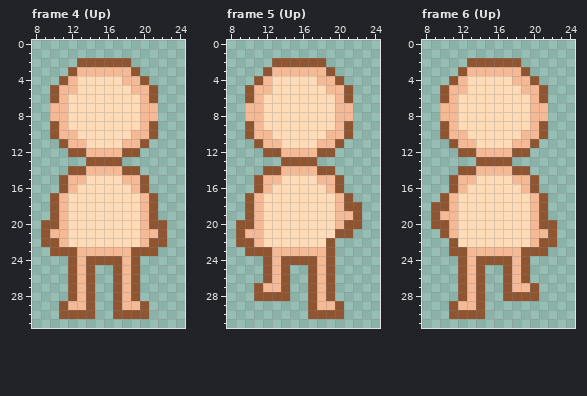
Two versions of one pixel-art file, external/Human.ase. That is the earlier state.
32x32 pixels, 7 frames. Shown: frame 4 (Up): x 8..24, y 0..31; frame 5 (Up): x 8..24, y 0..31; frame 6 (Up): x 8..24, y 0..31. The commit also changed other frames, which this record leaves out.
And afterwards:
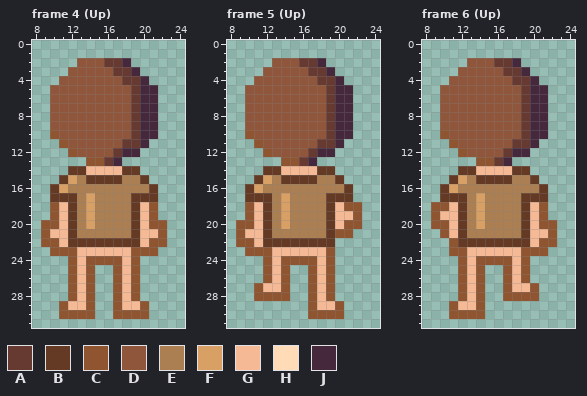
Palette (. is transparent): A #663931  B #653a25  C #8f5531  D #8f563b  E #ab7f51  F #d9a066  G #f5ba95  H #ffdbb8  J #45283c
What changed:
layer "Hair" now shown
layer "ClothTopA" now shown
--- frame 4 (Up), layers "ClothTopA", "Hair"
@@ x 8..24 @@
  1 .................
- 2 .....CCCCCC......
- 3 ....CGGGGGGC.....
- 4 ...CGHHHHHGGC....
- 5 ..CGGHHHHHHGGC...
- 6 ..CGHHHHHHHHGC...
- 7 ..GGHHHHHHHHGG...
- 8 ..GGHHHHHHHHGG...
- 9 ..CGHHHHHHHHGC...
-10 ..CGGHHHHHHGGC...
-11 ...CGGHHHHGGC....
-12 ....CCGGGGCC.....
-13 ......CCCC.......
-14 ....CCGGGGCC.....
-15 ...CGGHHHHGGC....
-16 ...CGHHHHHHGC....
-17 ..CGHHHHHHHHGC...
-18 ..CGHHHHHHHHGC...
-19 ..CGHHHHHHHHGC...
-20 .CCGHHHHHHHHGCC..
-21 .CGGHHHHHHHHGGC..
-22 .CCGHHHHHHHHGCC..
+ 2 .....DDDAAJ......
+ 3 ....DDDDDAAJ.....
+ 4 ...DDDDDDDAAJ....
+ 5 ..DDDDDDDDDAJJ...
+ 6 ..DDDDDDDDDAJJ...
+ 7 ..DDDDDDDDDAJJ...
+ 8 ..DDDDDDDDDAJJ...
+ 9 ..DDDDDDDDDAJJ...
+10 ..CDDDDDDDDAJJ...
+11 ...CDDDDDDAAJ....
+12 ....CDDDDAJJ.....
+13 ......CCAJ.......
+14 ....BBGGGGBB.....
+15 ...BFEBBBBEEB....
+16 ..BFEEEEEEEEEB...
+17 ..BBBEFEEEEBBB...
+18 ..CGBEFEEEEBGC...
+19 ..CGBEFEEEEBGC...
+20 .CCGBEFEEEEBGCC..
+21 .CGGBEEEEEEBGGC..
+22 .CCGBBBBBBBBGCC..
 23 ..CCCGGGGGGCCC...
--- frame 5 (Up), layers "ClothTopA", "Hair"
@@ x 8..24 @@
  1 .................
- 2 .....CCCCCC......
- 3 ....CGGGGGGC.....
- 4 ...CGHHHHHGGC....
- 5 ..CGGHHHHHHGGC...
- 6 ..CGHHHHHHHHGC...
- 7 ..GGHHHHHHHHGG...
- 8 ..GGHHHHHHHHGG...
- 9 ..CGHHHHHHHHGC...
-10 ..CGGHHHHHHGGC...
-11 ...CGGHHHHGGC....
-12 ....CCGGGGCC.....
-13 ......CCCC.......
-14 ....CCGGGGCC.....
-15 ...CGGHHHHGGC....
-16 ...CGHHHHHHGC....
-17 ..CGHHHHHHHHGC...
-18 ..CGHHHHHHHHGCC..
-19 ..CGHHHHHHHHGGC..
-20 .CCGHHHHHHHHGCC..
-21 .CGGHHHHHHHHCC...
-22 .CCGHHHHHHHC.....
+ 2 .....DDDAAJ......
+ 3 ....DDDDDAAJ.....
+ 4 ...DDDDDDDAAJ....
+ 5 ..DDDDDDDDDAJJ...
+ 6 ..DDDDDDDDDAJJ...
+ 7 ..DDDDDDDDDAJJ...
+ 8 ..DDDDDDDDDAJJ...
+ 9 ..DDDDDDDDDAJJ...
+10 ..CDDDDDDDDAJJ...
+11 ...CDDDDDDAAJ....
+12 ....CDDDDAJJ.....
+13 ......CCAJ.......
+14 ....BBGGGGBB.....
+15 ...BFEBBBBEEB....
+16 ..BFEEEEEEEEEB...
+17 ..BBBEFEEEEBBB...
+18 ..CGBEFEEEEBGCC..
+19 ..CGBEFEEEEBGGC..
+20 .CCGBEFEEEEBGCC..
+21 .CGGBEEEEEEBCC...
+22 .CCGBBBBBBBB.....
 23 ..CCCGGGGGGC.....
--- frame 6 (Up), layers "ClothTopA", "Hair"
@@ x 8..24 @@
  1 .................
- 2 .....CCCCCC......
- 3 ....CGGGGGGC.....
- 4 ...CGHHHHHGGC....
- 5 ..CGGHHHHHHGGC...
- 6 ..CGHHHHHHHHGC...
- 7 ..GGHHHHHHHHGG...
- 8 ..GGHHHHHHHHGG...
- 9 ..CGHHHHHHHHGC...
-10 ..CGGHHHHHHGGC...
-11 ...CGGHHHHGGC....
-12 ....CCGGGGCC.....
-13 ......CCCC.......
-14 ....CCGGGGCC.....
-15 ...CGGHHHHGGC....
-16 ...CGHHHHHHGC....
-17 ..CGHHHHHHHHGC...
-18 .CCGHHHHHHHHGC...
-19 .CGGHHHHHHHHGC...
-20 .CCGHHHHHHHHGCC..
-21 ..CGHHHHHHHHGGC..
-22 ...CHHHHHHHHGCC..
+ 2 .....DDDAAJ......
+ 3 ....DDDDDAAJ.....
+ 4 ...DDDDDDDAAJ....
+ 5 ..DDDDDDDDDAJJ...
+ 6 ..DDDDDDDDDAJJ...
+ 7 ..DDDDDDDDDAJJ...
+ 8 ..DDDDDDDDDAJJ...
+ 9 ..DDDDDDDDDAJJ...
+10 ..CDDDDDDDDAJJ...
+11 ...CDDDDDDAAJ....
+12 ....CDDDDAJJ.....
+13 ......CCAJ.......
+14 ....BBGGGGBB.....
+15 ...BFEBBBBEEB....
+16 ..BFEEEEEEEEEB...
+17 ..BBBEFEEEEBBB...
+18 .CCGBEFEEEEBGC...
+19 .CGGBEFEEEEBGC...
+20 .CCGBEFEEEEBGCC..
+21 ..CGBEEEEEEBGGC..
+22 ...CBBBBBBBBGCC..
 23 ...CCGGGGGGCCC...
Where, in picture pixels (left, top, right, bottom), the same in both pictures:
changed: (50, 58, 158, 247)
changed: (245, 58, 353, 247)
changed: (440, 58, 548, 247)
